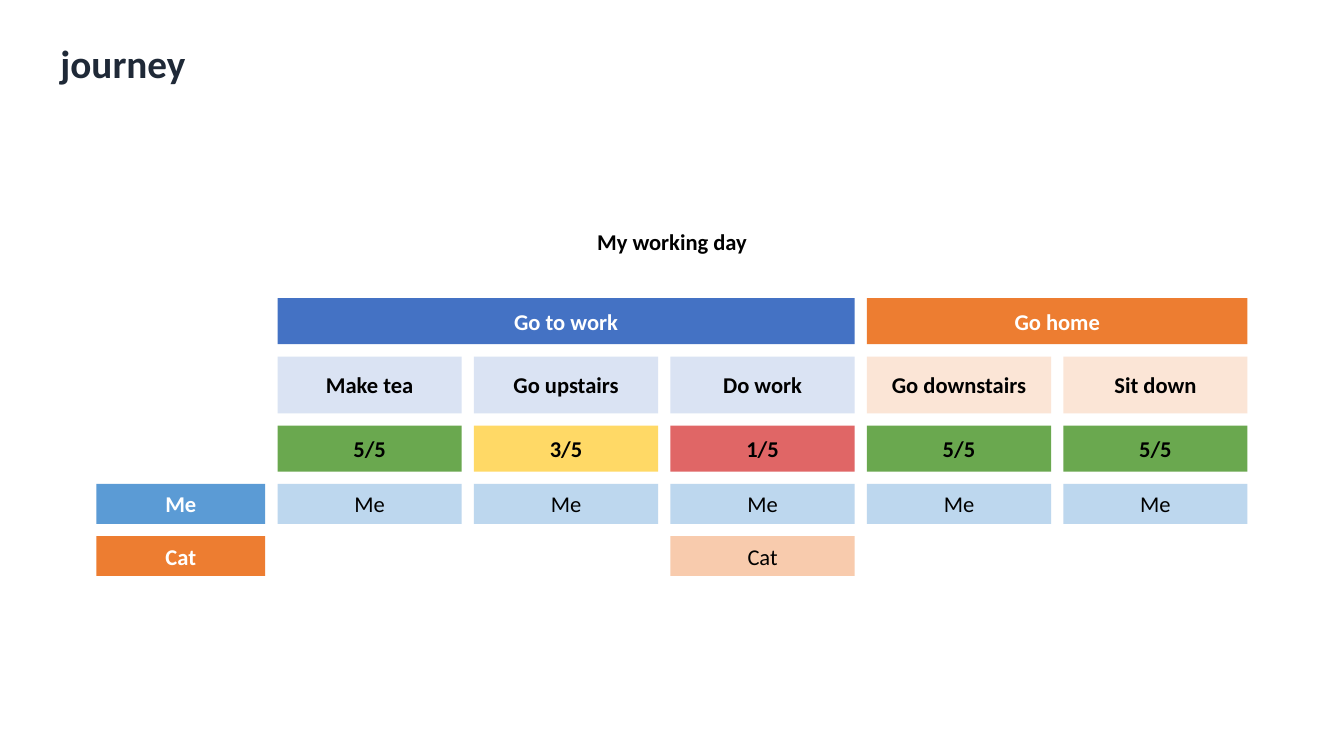
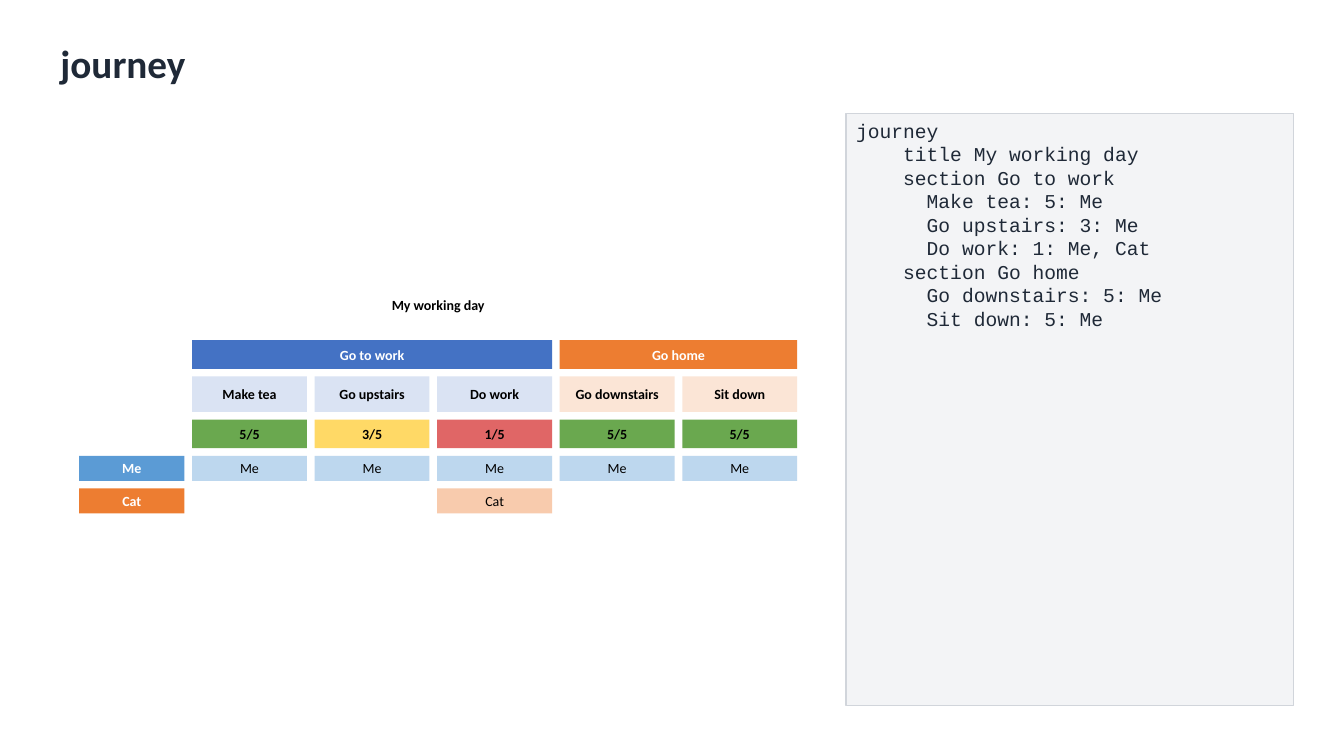
Before and after one commit to nicolasbridelance/md2nativedocx, a slide deck: slide 27 of test-corpus/word-verification/all-types-deck.pptx. Drawn at 1344x756 pixels with LibreOffice and Linux fonts; fonts in the diff are those of the drawing. Boxes give left, top, right and bottom in pixels: in the first picture for what was removed or moved away, otherwise in the second. Text is boxed around its words. In the diff, an @@ line names an element or a change of style, - is before the commit and + after.

```diff
--- a/test-corpus/word-verification/all-types-deck.pptx
+++ b/test-corpus/word-verification/all-types-deck.pptx
@@ rectangle added at box(846, 113, 1294, 706), fill #F3F4F6, outline #D1D5DB 0.75 pt, 14 pt, text #1F2937 @@
+journey
+title My working day
+section Go to work
+Make tea: 5: Me
+Go upstairs: 3: Me
+Do work: 1: Me, Cat
+section Go home
+Go downstairs: 5: Me
+Sit down: 5: Me
@@ text "My working day": place and size @@
-text "My working day" at box(597, 234, 746, 254)
+text "My working day" at box(392, 300, 485, 313)
@@ rectangle "Go to work": place and size @@
-rectangle "Go to work" at box(277, 298, 855, 345)
+rectangle "Go to work" at box(193, 340, 553, 368)
@@ rectangle "Go home": place and size @@
-rectangle "Go home" at box(867, 298, 1248, 345)
+rectangle "Go home" at box(560, 340, 798, 368)
@@ rectangle "Make tea": place and size @@
-rectangle "Make tea" at box(277, 357, 462, 413)
+rectangle "Make tea" at box(193, 376, 308, 411)
@@ rectangle "Go upstairs": place and size @@
-rectangle "Go upstairs" at box(474, 357, 658, 413)
+rectangle "Go upstairs" at box(315, 376, 430, 411)
@@ rectangle "Do work": place and size @@
-rectangle "Do work" at box(670, 357, 855, 413)
+rectangle "Do work" at box(438, 376, 553, 411)
@@ rectangle "Go downstairs": place and size @@
-rectangle "Go downstairs" at box(867, 357, 1052, 413)
+rectangle "Go downstairs" at box(560, 376, 675, 411)
@@ rectangle "Sit down": place and size @@
-rectangle "Sit down" at box(1064, 357, 1248, 413)
+rectangle "Sit down" at box(683, 376, 798, 411)
@@ rectangle "5/5": place and size @@
-rectangle "5/5" at box(277, 425, 462, 472)
+rectangle "5/5" at box(193, 419, 308, 448)
@@ rectangle "3/5": place and size @@
-rectangle "3/5" at box(474, 425, 658, 472)
+rectangle "3/5" at box(315, 419, 430, 448)
@@ rectangle "1/5": place and size @@
-rectangle "1/5" at box(670, 425, 855, 472)
+rectangle "1/5" at box(438, 419, 553, 448)
@@ rectangle "5/5": place and size @@
-rectangle "5/5" at box(867, 425, 1052, 472)
+rectangle "5/5" at box(560, 419, 675, 448)
@@ rectangle "5/5": place and size @@
-rectangle "5/5" at box(1064, 425, 1248, 472)
+rectangle "5/5" at box(683, 419, 798, 448)
@@ rectangle "Me": place and size @@
-rectangle "Me" at box(97, 484, 265, 524)
+rectangle "Me" at box(79, 456, 184, 481)
@@ rectangle "Me": place and size @@
-rectangle "Me" at box(277, 484, 462, 524)
+rectangle "Me" at box(193, 456, 308, 481)
@@ rectangle "Me": place and size @@
-rectangle "Me" at box(474, 484, 658, 524)
+rectangle "Me" at box(315, 456, 430, 481)
@@ rectangle "Me": place and size @@
-rectangle "Me" at box(670, 484, 855, 524)
+rectangle "Me" at box(438, 456, 553, 481)
@@ rectangle "Me": place and size @@
-rectangle "Me" at box(867, 484, 1052, 524)
+rectangle "Me" at box(560, 456, 675, 481)
@@ rectangle "Me": place and size @@
-rectangle "Me" at box(1064, 484, 1248, 524)
+rectangle "Me" at box(683, 456, 798, 481)
@@ rectangle "Cat": place and size @@
-rectangle "Cat" at box(97, 536, 265, 577)
+rectangle "Cat" at box(79, 489, 184, 514)
@@ size 16.1 to 10 pt in 21 elements at box(79, 456, 184, 481), box(193, 376, 308, 411), box(193, 419, 308, 448), box(79, 489, 184, 514), box(193, 456, 308, 481), box(315, 376, 430, 411), box(315, 419, 430, 448), box(193, 340, 553, 368), box(315, 456, 430, 481), box(438, 376, 553, 411), box(438, 419, 553, 448), box(438, 456, 553, 481), box(392, 300, 485, 313), box(560, 340, 798, 368), box(560, 376, 675, 411), box(683, 376, 798, 411), box(560, 419, 675, 448), box(683, 419, 798, 448), box(560, 456, 675, 481), box(683, 456, 798, 481), box(438, 489, 553, 514) @@
@@ rectangle "Cat": place and size @@
-rectangle "Cat" at box(670, 536, 855, 577)
+rectangle "Cat" at box(438, 489, 553, 514)
```
Also in this commit, not shown: 61 other slides changed, 42 other files.
